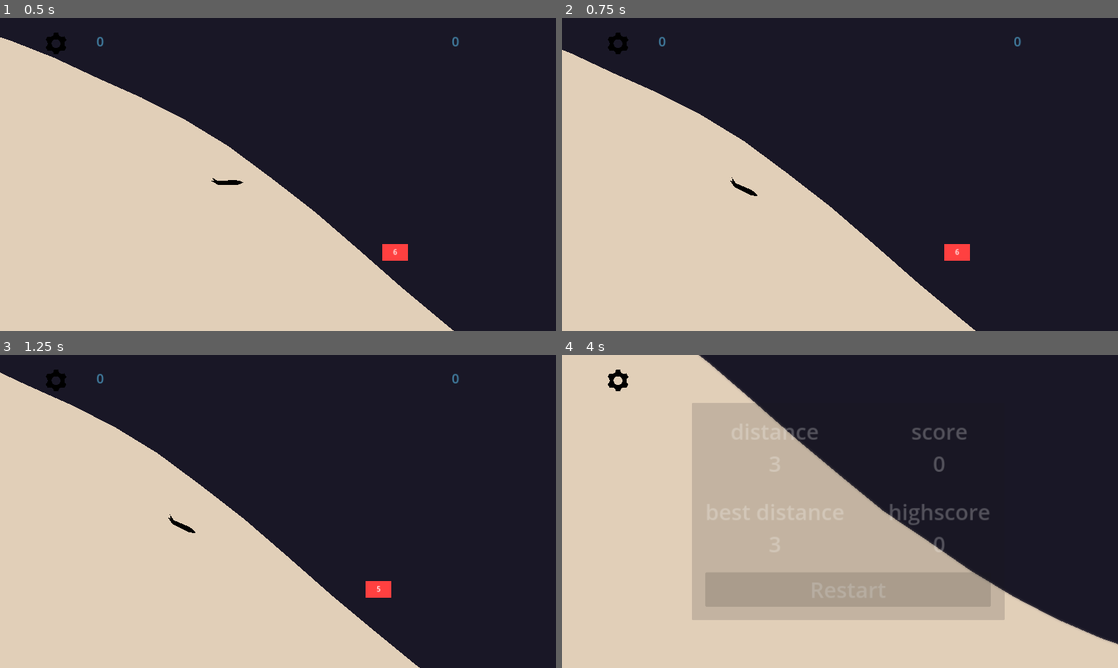
Above: before the commit, frames 1-4 (two rows, left to right).
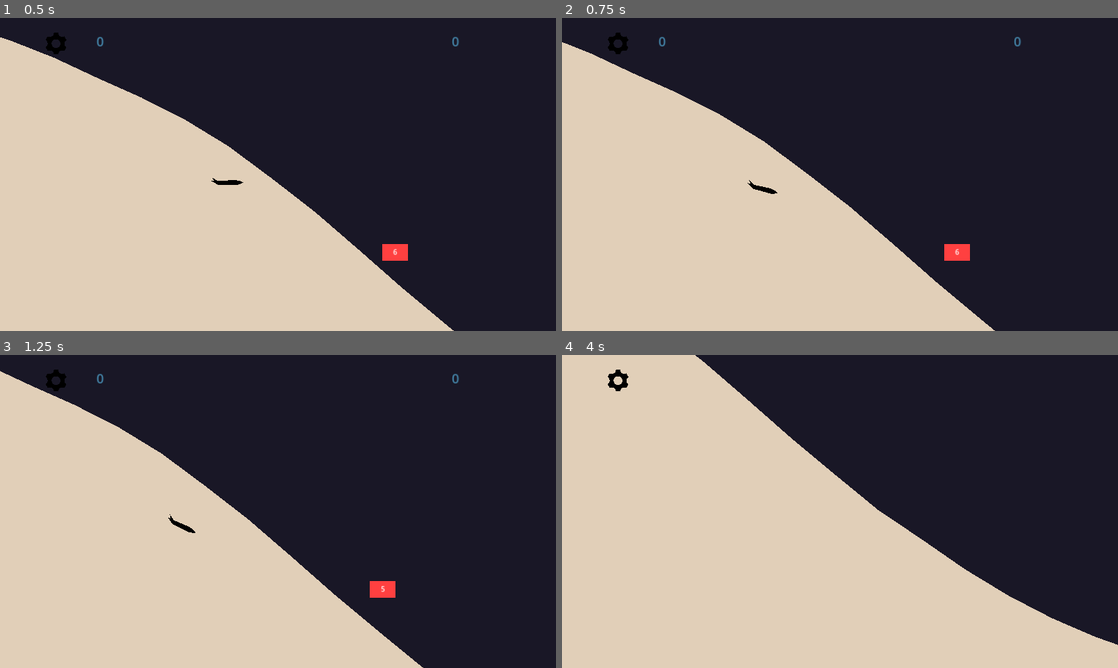
Above: after the commit, the same moments.

Repository: DvirKomlosh/glider
Game: Godot game, scene res://Scences/Main.tscn
The game is run twice, just before and just after one commit, with the same random seed, the same clock (stepped at 60 frames per second) and the same inputs.
Inputs (mouse positions are in pixels of both pictures, inside the frame that each line leads up to):
- Up to frame 1 (0.5 s): no input
- Up to frame 2 (0.75 s): move the mouse to (962, 158) at 0.52 s; click (962, 158) at 0.67 s
- Up to frame 3 (1.25 s): tap Space at 0.77 s
- Up to frame 4 (4 s): drag from (728, 527) to (979, 498) at 1.27 s; move the mouse to (895, 442) at 2.02 s; click (895, 442) at 2.17 s; drag from (812, 574) to (884, 395) at 2.77 s; move the mouse to (1006, 558) at 3.52 s; click (1006, 558) at 3.67 s; tap Space at 3.77 s

Frame 1 is identical in both runs. In frame 2, 3.3% of the frame differs, in the area x 0-78%, y 7-100%; in frame 3, 0.7%; in frame 4, 25%, in the area x 23-100%, y 0-93%.

Commit message:
lerp to wanted rotation

Diff:
--- a/Scripts/glider.gd
+++ b/Scripts/glider.gd
@@ -15,6 +15,7 @@
 @onready var trail_position: Marker2D = $TrailPosition
 @onready var animation_player: AnimationPlayer = $AnimationPlayer
 
+var glider_wanted_rotation = 0.0
 
 var is_alive = true
 var debug_mode = false
@@ -69,7 +70,7 @@
 
 func set_glider_rotation(controller_value: float) -> void:
 	if is_alive:
-		rotation = asin( - controller_value/90)
+		glider_wanted_rotation = asin( - controller_value/90)
 
 func _process(delta) -> void:
 
@@ -82,8 +83,9 @@
 
 	add_trail.emit(trail_position.global_position, speed)
 	# clamp rotation:
-	rotation = max(rotation,-PI/2)
-	rotation = min(rotation, PI/2)
+	glider_wanted_rotation = max(glider_wanted_rotation,-PI/2)
+	glider_wanted_rotation = min(glider_wanted_rotation, PI/2)
+	rotation = lerp(rotation, glider_wanted_rotation, 0.2)
 	_play_sound(delta)
 
 
